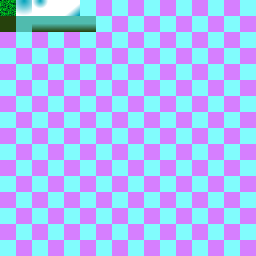
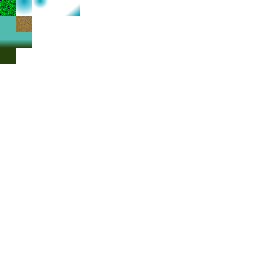
Before/after of a 256 × 256 layered artwork. What changed in the layer stack:
painted on "texture" over (x1=0, y1=0, x2=256, y2=256)
hid "Cells" over (x1=0, y1=0, x2=256, y2=256)
